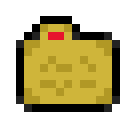
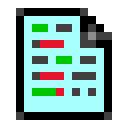
The second 128×128 image is a revision of the first. Changes to its layers:
hid "Folder" over [16, 16, 120, 112]
showed "highlight", painted on it over [24, 16, 104, 112]
showed "bg-file" over [16, 8, 112, 120]
